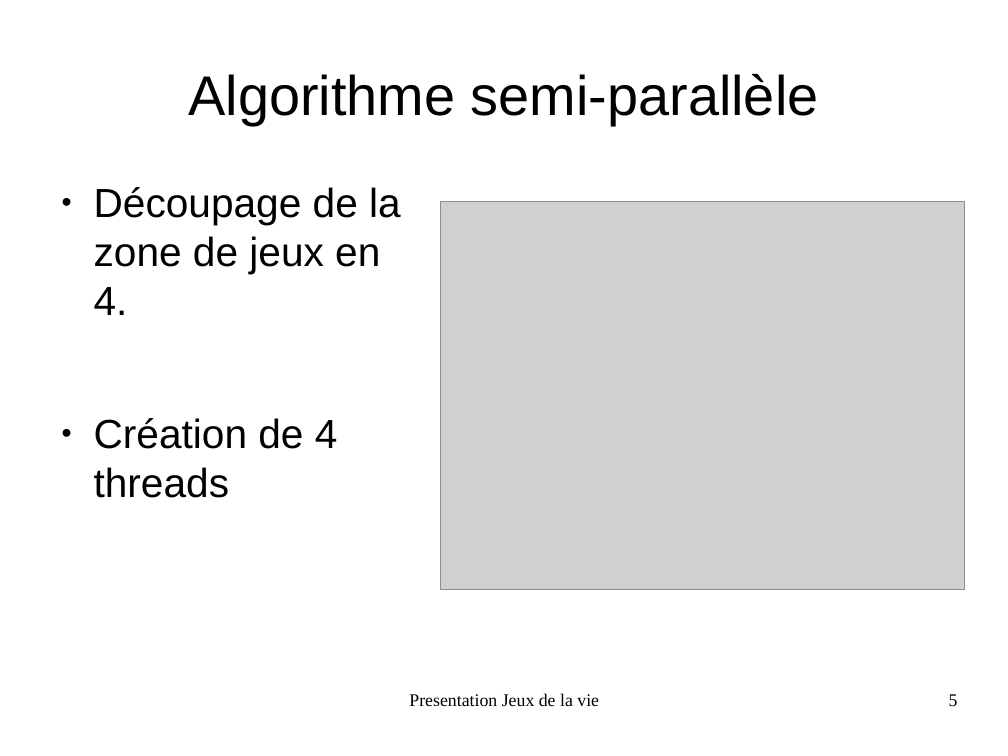
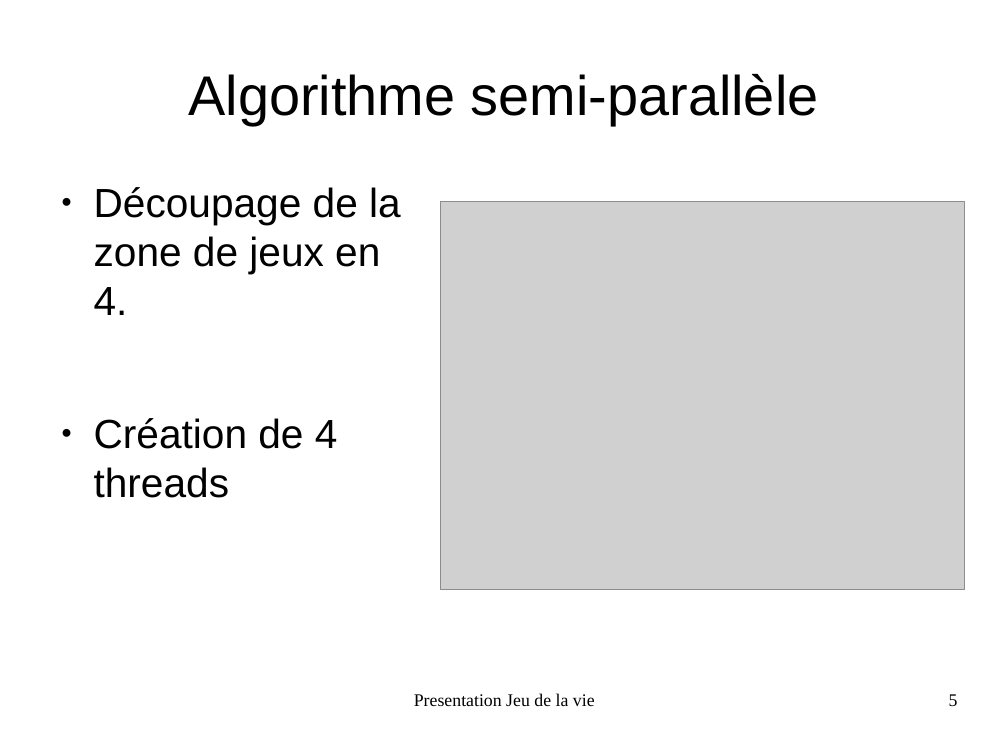
Before and after one commit to FabienInspiron/lifegame, a slide deck: slide 5 of Rapport/Presentation.odp. Drawn at 1008x756 pixels with LibreOffice and Linux fonts; fonts in the diff are those of the drawing; grey boxes stand for pictures. Boxes give left, top, right and bottom in pixels: in the first picture for what was removed or moved away, otherwise in the second. Text is boxed around its words. In the diff, an @@ line names an element or a change of style, - is before the commit and + after.

```diff
--- a/Rapport/Presentation.odp
+++ b/Rapport/Presentation.odp
@@ text at (x1=414, y1=693, x2=595, y2=706): text changed @@
-Presentation Jeux de la vie
+Presentation Jeu de la vie
```
Also in this commit, not shown: 17 other slides changed, 3 other files.
